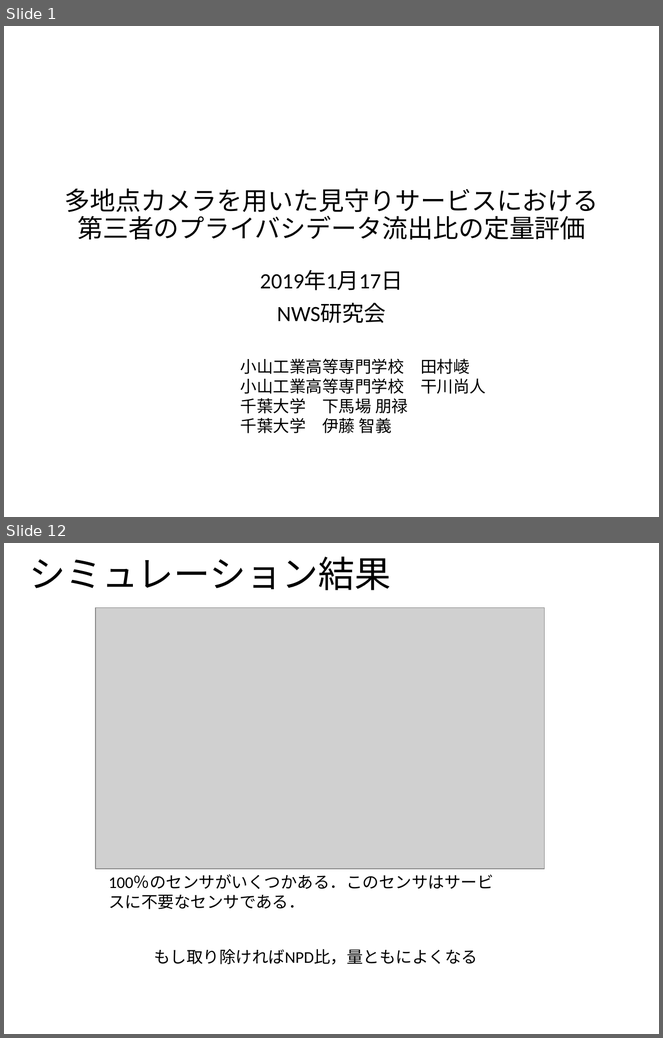
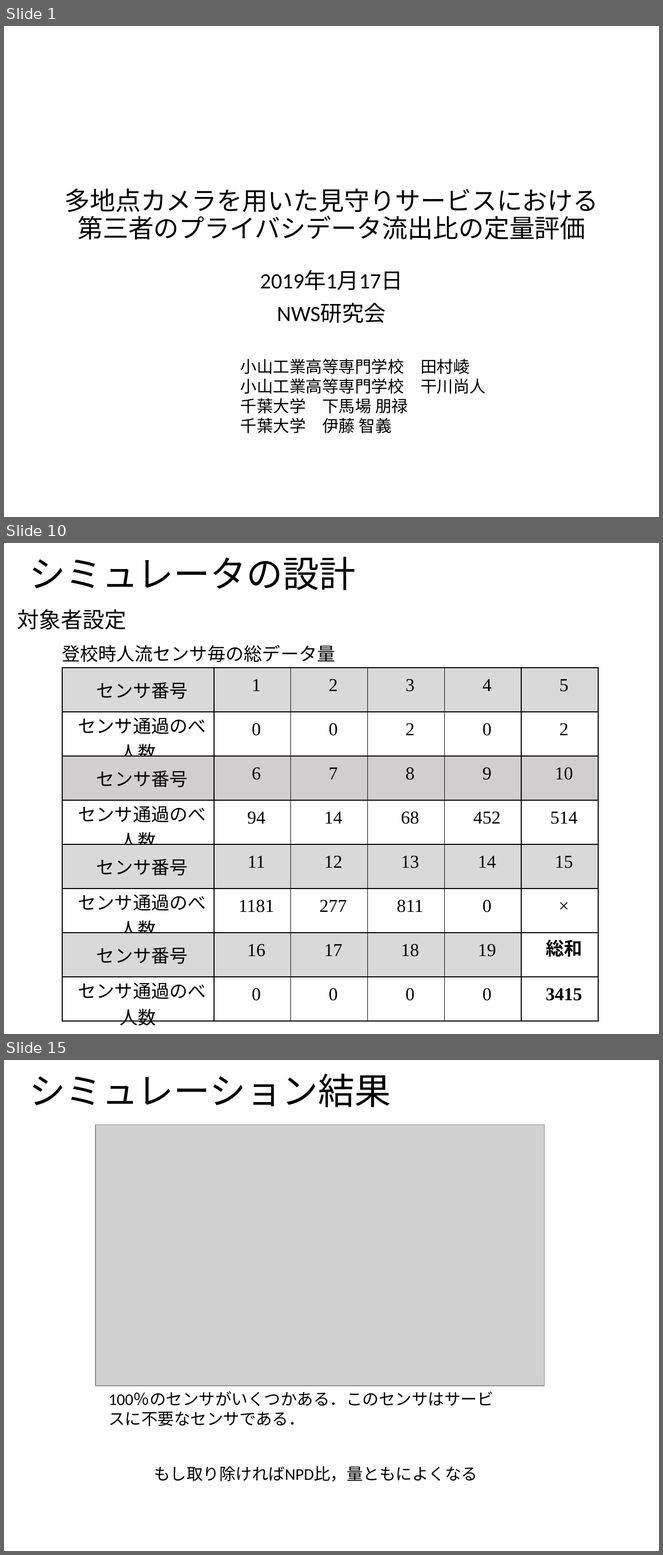
Before and after one commit to ao-megane/LplcOpenDataConverter, a slide deck: LplcOpenDataConverter/LplcOpenDataConverter/プレゼン/多地点カメラを用いた見守りサービスにおける第三者のプライバシデータ流出比の定量評価.pptx. Shown one above the other, each under a label of ours: slides 1 and 12 before the commit, slides 1, 10 and 15 after it; the slides between them are not shown. The pictures are 663x1038 and 663x1555 pixels, drawn with LibreOffice and Linux fonts; fonts in the diff are those of the drawing; grey boxes stand for pictures; background and template pictures are left out. Boxes give left, top, right and bottom in pixels: in the first picture for what was removed or moved away, otherwise in the second. Text is boxed around its words. In the diff, an @@ line names an element or a change of style, - is before the commit and + after.

```diff
--- a/LplcOpenDataConverter/LplcOpenDataConverter/プレゼン/多地点カメラを用いた見守りサービスにおける第三者のプライバシデータ流出比の定量評価.pptx
+++ b/LplcOpenDataConverter/LplcOpenDataConverter/プレゼン/多地点カメラを用いた見守りサービスにおける第三者のプライバシデータ流出比の定量評価.pptx
@@ slide 10 added at (4, 543, 659, 1034), background #FFFFFF; not listed: 1 template element that a slide beside it also shows @@
@@ title added at (29, 557, 356, 590), 40 pt, text #000000 @@
+シミュレータの設計
@@ text added at (17, 609, 126, 630), 24 pt, text #000000 @@
+対象者設定
@@ text added at (62, 645, 335, 662), 20 pt, text #000000 @@
+登校時人流センサ毎の総データ量
@@ table added at (62, 667, 599, 1028), 8 rows, 6 columns @@
+センサ番号 | 1 | 2 | 3 | 4 | 5
+センサ通過のべ人数 | 0 | 0 | 2 | 0 | 2
+センサ番号 | 6 | 7 | 8 | 9 | 10
+センサ通過のべ人数 | 94 | 14 | 68 | 452 | 514
+センサ番号 | 11 | 12 | 13 | 14 | 15
+センサ通過のべ人数 | 1181 | 277 | 811 | 0 | ×
+センサ番号 | 16 | 17 | 18 | 19 | 総和
+センサ通過のべ人数 | 0 | 0 | 0 | 0 | 3415
@@ what was slide 12 is now slide 15 @@
```
Also in this commit, not shown: 12 slides changed, 4 other slides added, 1 slide removed, 1 other file.
